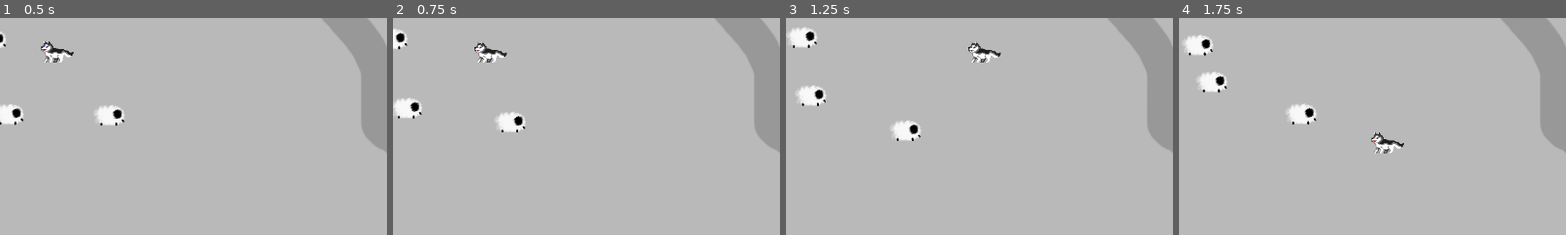
Above: before the commit, frames 1-4 (left to right).
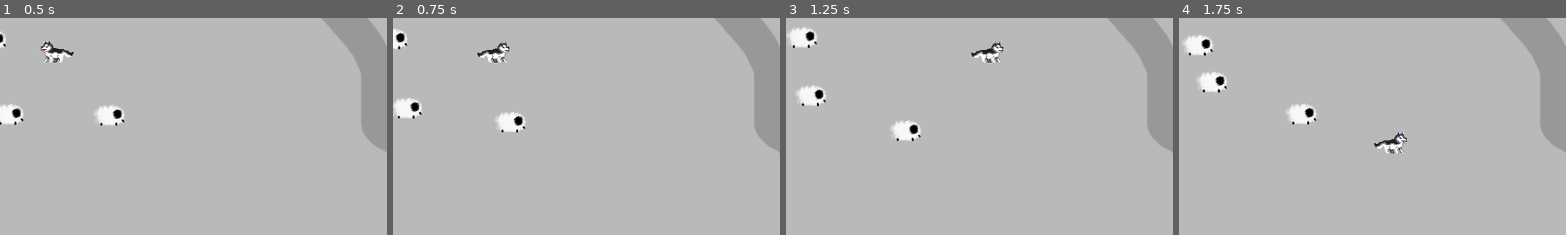
Above: after the commit, the same moments.

Repository: FarahKa/CalmBeforetheStorm
Game: Godot game, scene res://scenes/main_level.tscn
Two runs of this game, one before a commit and one after it. Both use one fixed random seed, a clock stepped at 60 frames per second and the inputs below.
Inputs:
- Up to frame 1 (0.5 s): no input
- Up to frame 2 (0.75 s): hold Right (ui_right) from 0.53 s (still down)
- Up to frame 3 (1.25 s): keep holding Right (ui_right)
- Up to frame 4 (1.75 s): release Right (ui_right) at 1.28 s; hold Down (ui_down) from 1.28 s (still down)
The pictures show only the part of the screen within x 36-86%, y 21-71%; the shares and areas given below are measured in that part.

Frame 1 is identical in both runs. In frame 2, 0.5% of the frame differs, in the area x 21-31%, y 10-21%; in frame 3, 0.5%; in frame 4, 0.5%, in the area x 49-59%, y 52-63%.

Commit message:
J'ai changé des trucs qui marchent pas, yay

Diff:
--- /dev/null
+++ b/scenes/animated_sprite_2d.gd
@@ -0,0 +1,17 @@
+extends AnimatedSprite2D
+
+@onready var player: CharacterBody2D = $".."
+
+func _play() :
+	if player.player_status == "moving" :
+		play("run")
+	else :
+		play("idle")
+
+# Called when the node enters the scene tree for the first time.
+func _ready() -> void:
+	pass # Replace with function body.
+
+# Called every frame. 'delta' is the elapsed time since the previous frame.
+func _process(delta: float) -> void:
+	pass
--- a/scenes/player.tscn
+++ b/scenes/player.tscn
@@ -1,7 +1,8 @@
-[gd_scene load_steps=9 format=3 uid="uid://b32u6fmomjayt"]
+[gd_scene load_steps=15 format=3 uid="uid://b32u6fmomjayt"]
 
 [ext_resource type="Texture2D" uid="uid://bc7dgxe5hm47g" path="res://assets/characters/Dog_medium.png" id="1_6gdcy"]
 [ext_resource type="Script" path="res://scripts/movement/player.gd" id="1_sjhcc"]
+[ext_resource type="Script" path="res://scenes/animated_sprite_2d.gd" id="3_8xlgt"]
 
 [sub_resource type="AtlasTexture" id="AtlasTexture_2mi77"]
 atlas = ExtResource("1_6gdcy")
@@ -19,6 +20,26 @@
 atlas = ExtResource("1_6gdcy")
 region = Rect2(180, 190, 60, 38)
 
+[sub_resource type="AtlasTexture" id="AtlasTexture_yv1i6"]
+atlas = ExtResource("1_6gdcy")
+region = Rect2(0, 76, 60, 38)
+
+[sub_resource type="AtlasTexture" id="AtlasTexture_w52ds"]
+atlas = ExtResource("1_6gdcy")
+region = Rect2(60, 76, 60, 38)
+
+[sub_resource type="AtlasTexture" id="AtlasTexture_elwup"]
+atlas = ExtResource("1_6gdcy")
+region = Rect2(120, 76, 60, 38)
+
+[sub_resource type="AtlasTexture" id="AtlasTexture_rddqp"]
+atlas = ExtResource("1_6gdcy")
+region = Rect2(180, 76, 60, 38)
+
+[sub_resource type="AtlasTexture" id="AtlasTexture_nn83l"]
+atlas = ExtResource("1_6gdcy")
+region = Rect2(240, 76, 60, 38)
+
 [sub_resource type="SpriteFrames" id="SpriteFrames_no4qs"]
 animations = [{
 "frames": [{
@@ -35,8 +56,28 @@
 "texture": SubResource("AtlasTexture_lfi5u")
 }],
 "loop": true,
-"name": &"Idle stand",
+"name": &"idle",
 "speed": 8.0
+}, {
+"frames": [{
+"duration": 1.0,
+"texture": SubResource("AtlasTexture_yv1i6")
+}, {
+"duration": 1.0,
+"texture": SubResource("AtlasTexture_w52ds")
+}, {
+"duration": 1.0,
+"texture": SubResource("AtlasTexture_elwup")
+}, {
+"duration": 1.0,
+"texture": SubResource("AtlasTexture_rddqp")
+}, {
+"duration": 1.0,
+"texture": SubResource("AtlasTexture_nn83l")
+}],
+"loop": true,
+"name": &"run",
+"speed": 9.0
 }]
 
 [sub_resource type="CapsuleShape2D" id="CapsuleShape2D_c6pha"]
@@ -49,8 +90,9 @@
 [node name="AnimatedSprite2D" type="AnimatedSprite2D" parent="."]
 position = Vector2(5, -19)
 sprite_frames = SubResource("SpriteFrames_no4qs")
-animation = &"Idle stand"
-autoplay = "Idle stand"
+animation = &"idle"
+autoplay = "idle"
+script = ExtResource("3_8xlgt")
 
 [node name="CollisionShape2D" type="CollisionShape2D" parent="."]
 position = Vector2(-1, -11)
--- a/scripts/movement/player.gd
+++ b/scripts/movement/player.gd
@@ -2,10 +2,31 @@
 
 @export var speed = 300
 
-func get_input():
-	var input_direction = Input.get_vector("ui_left", "ui_right", "ui_up", "ui_down")
-	velocity = input_direction * speed
+@onready var animated_sprite_2d: AnimatedSprite2D = $AnimatedSprite2D
 
-func _physics_process(delta):
+var input_direction
+var last_direction
+
+func _physics_process(_delta):
 	get_input()
 	move_and_slide()
+
+
+func get_input():
+	input_direction = Input.get_vector("ui_left", "ui_right", "ui_up", "ui_down")
+	velocity = input_direction * speed
+	if velocity :
+		if velocity.x > 0 :
+			$AnimatedSprite2D.flip_h = true
+			const last_direction = "left"
+		elif velocity.x < 0 :
+			$AnimatedSprite2D.flip_h = false
+			const last_direction = "right"
+	if input_direction :
+		if input_direction.x == 0 && input_direction.y == 0 :
+			const player_status = "idle"
+			print (player_status)
+
+		else :
+			const player_status = "moving"
+			print (player_status)
